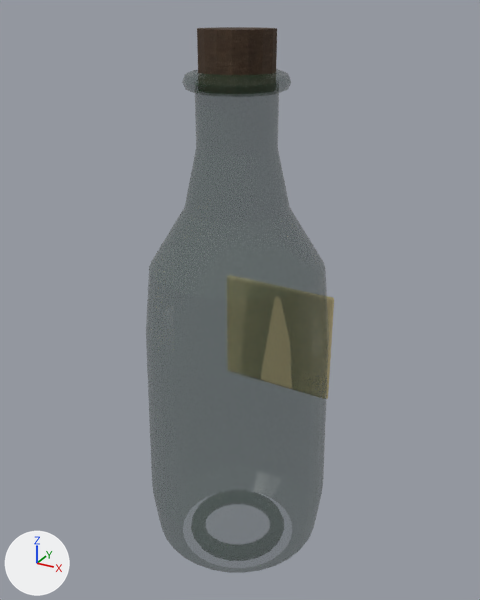
A saved change to the glTF model public/assets/models/props/lawson-house/rum-bottle.glb.
The view is the same before and after, from a 50 mm camera at (0.416, -0.749, 0.802) aimed at (-0.003, 0.014, 0.421). Arrows for +X, +Y and +Z are at lower left; the lights stay in place. The older version comes first. Where no turn or scale is listed for an object, it has been applied to the vertices.

In view in the first picture: 'BottleCork', 'BottleHandBlownBody', 'BottleLip' and 1 more.
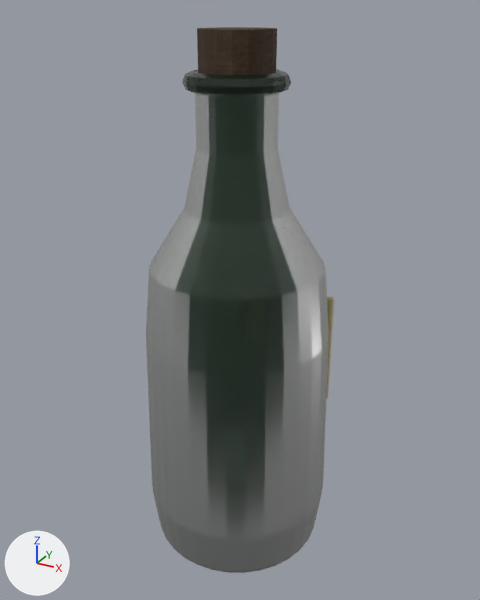
What differs and where, as boxes [x1, y1, x2, y2] in the pictures (480 x 600 px):
'BottleHandBlownBody', surface changed: [146, 93, 329, 573] in both
'BottleLip', surface changed: [182, 69, 291, 97] in both

Patch to the scene script:
```diff
--- a/public/assets/models/props/lawson-house/rum-bottle.glb.py
+++ b/public/assets/models/props/lawson-house/rum-bottle.glb.py
@@ mat_bottleglass @@
 mat_bottleglass.roughness = 0.18
-mat_bottleglass.alpha = 0.42
+mat_bottleglass.transmission_weight = 0.78
```
